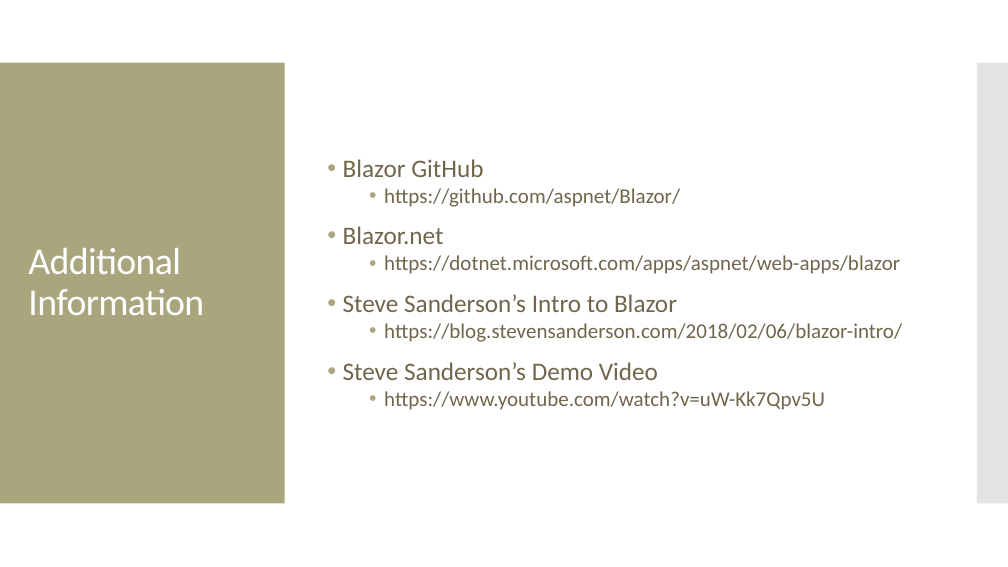
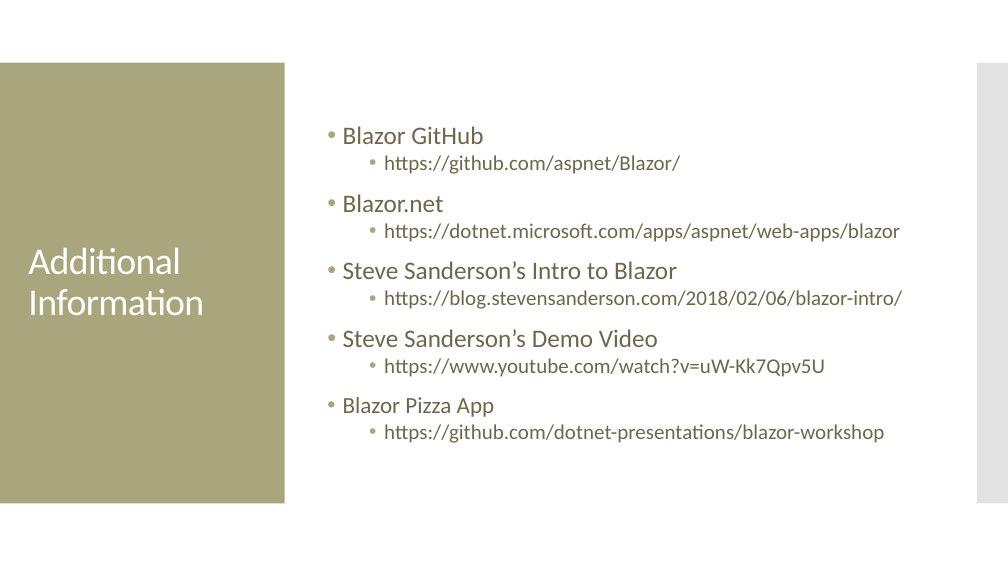
Before and after one commit to cwoodruff/ASPNETCore3Demos, a slide deck: slide 24 of Slides/05-ASPNETCore3-Blazor-Overview.pptx. Drawn at 1008x567 pixels with LibreOffice and Linux fonts; fonts in the diff are those of the drawing. Boxes give left, top, right and bottom in pixels: in the first picture for what was removed or moved away, otherwise in the second. Text is boxed around its words. In the diff, an @@ line names an element or a change of style, - is before the commit and + after.

```diff
--- a/Slides/05-ASPNETCore3-Blazor-Overview.pptx
+++ b/Slides/05-ASPNETCore3-Blazor-Overview.pptx
@@ text at (343, 397, 884, 443): paragraphs added @@
+• Blazor Pizza App
+  • https://github.com/dotnet-presentations/blazor-workshop
```
